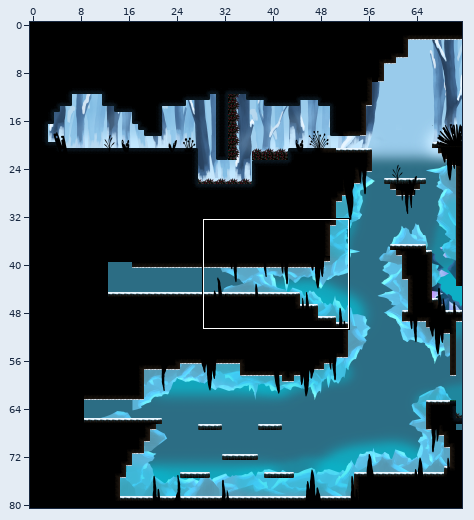
Two versions of a level (Tiled map, Output/Assets/Maps/Map43.tmx). Above, an overview of the earlier version with the close-up marked.
Close-up. The starting point:
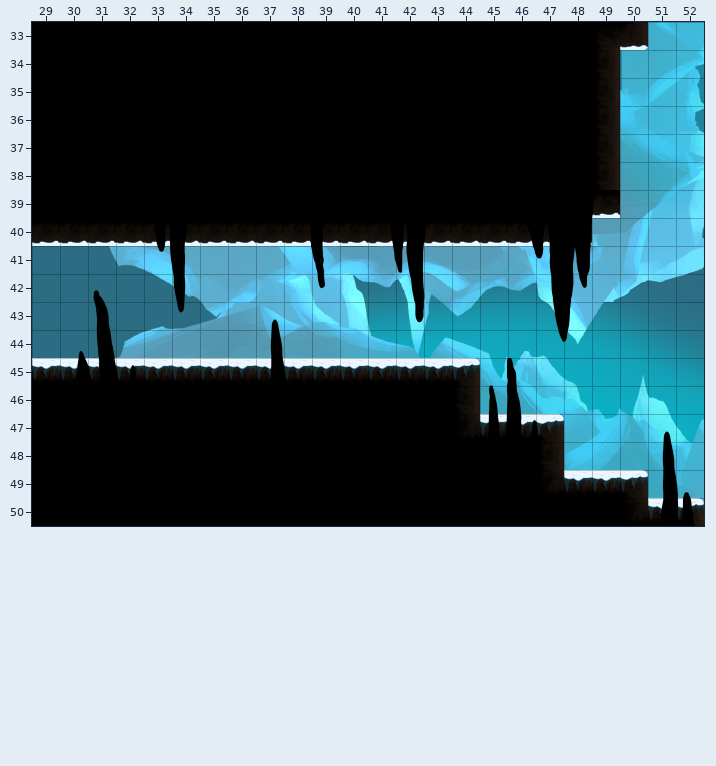
Cells are 64x64 px. Shown: x 29..52, y 33..50. The commit also changed other parts of the map, which this record leaves out.
The result:
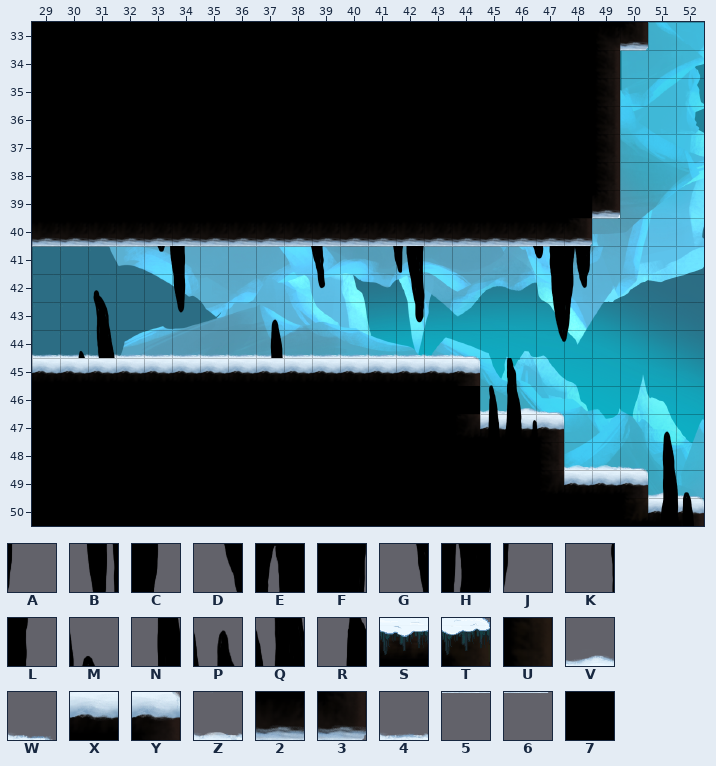
Key: from "SnowyTrees_Plants": A 19, B 34, C 35, D 46, E 47, F 48, G 57, H 58, J 59, K 60, L 61, M 64 turned 180, N 65 turned 180, P 114 turned 180, Q 115 turned 180, R 116 turned 180; from "tiles nieve": S 16, T 17, U 27; from "tiles nieve2": V 6, W 7, X 16, Y 17, Z 29, 2 36, 3 37, 4 39, 5 46, 6 47; from "tiles_cave": 7 11.
_ is an empty cell.
What changed:
{"where": "layer \"Platforms\""}
{"y":34,"x":50,"old":"_","new":"6"}
{"y":40,"x":49,"old":"_","new":"6"}
{"y":41,"x":29,"old":"_____________","new":"5555555555555"}
{"y":41,"x":43,"old":"____","new":"5555"}
{"y":44,"x":29,"old":"________________","new":"444444444444444W"}
{"y":46,"x":44,"old":"U___","new":"7ZVW"}
{"y":47,"x":45,"old":"SST","new":"XXY"}
{"y":48,"x":48,"old":"___","new":"ZZW"}
{"y":49,"x":48,"old":"SST__","new":"XXYVW"}
{"y":50,"x":51,"old":"ST","new":"XY"}
{"where": "layer \"Forward_Layer\""}
{"y":33,"x":50,"old":"_","new":"3"}
{"y":39,"x":49,"old":"A","new":"3"}
{"y":40,"x":29,"old":"____BC___KL_GHJ__DEF","new":"22222222222222222223"}
{"y":45,"x":29,"old":"_RQP____NM______","new":"XXXXXXXXXXXXXXXY"}
